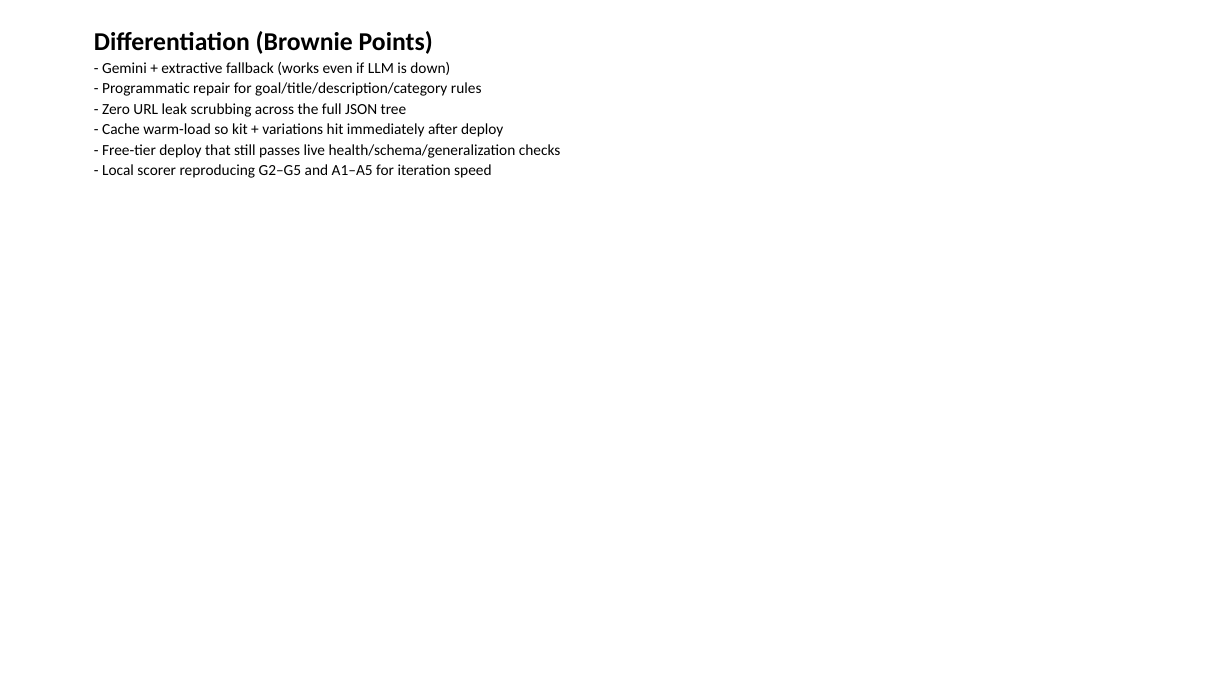
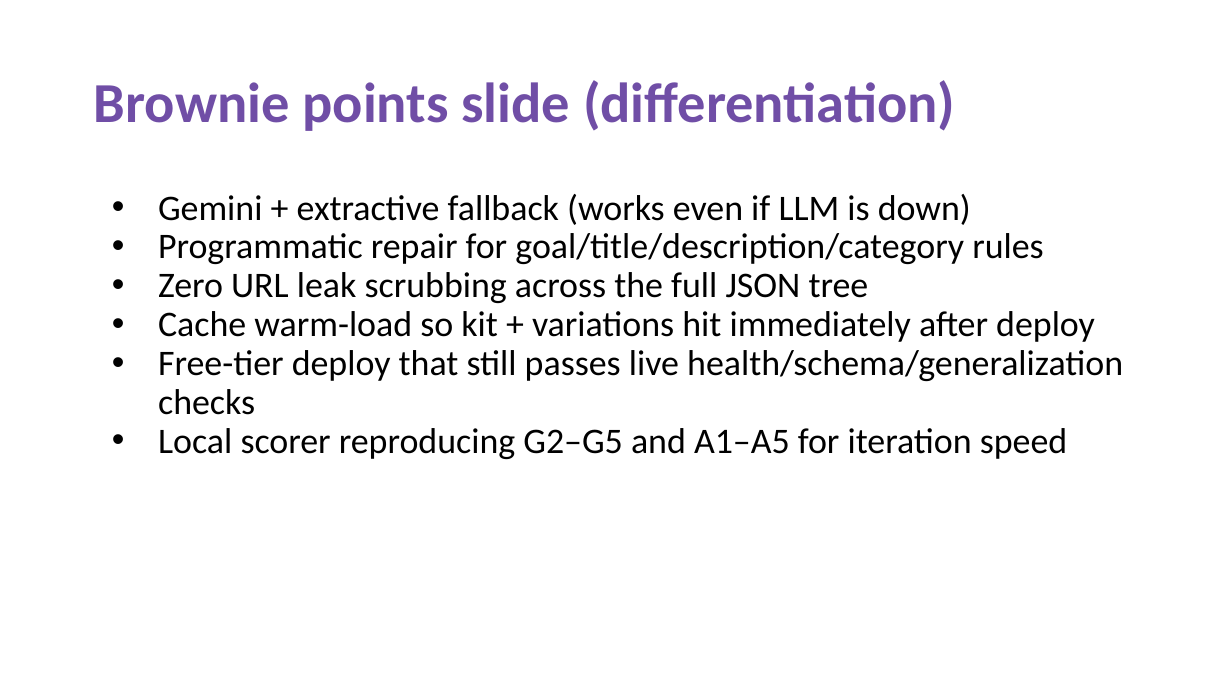
Before and after one commit to visshva-r/SRM_ThinkLoop_Theme2, a slide deck: slide 10 of submission/SRM_ThinkLoop_Submission.pptx. Drawn at 1232x693 pixels with LibreOffice and Linux fonts; fonts in the diff are those of the drawing. Boxes give left, top, right and bottom in pixels: in the first picture for what was removed or moved away, otherwise in the second. Text is boxed around its words. In the diff, an @@ line names an element or a change of style, - is before the commit and + after.

```diff
--- a/submission/SRM_ThinkLoop_Submission.pptx
+++ b/submission/SRM_ThinkLoop_Submission.pptx
@@ title at (x1=94, y1=80, x2=955, y2=131): text changed; size 12 to 44 pt; text colour #000000 to #704EA6; bold on @@
-Differentiation (Brownie Points)
-- Gemini + extractive fallback (works even if LLM is down)
-- Programmatic repair for goal/title/description/category rules
-- Zero URL leak scrubbing across the full JSON tree
-- Cache warm-load so kit + variations hit immediately after deploy
-- Free-tier deploy that still passes live health/schema/generalization checks
-- Local scorer reproducing G2–G5 and A1–A5 for iteration speed
+Brownie points slide (differentiation)
@@ text added at (x1=158, y1=194, x2=1123, y2=459), 28 pt, text #000000 @@
+• Gemini + extractive fallback (works even if LLM is down)
+• Programmatic repair for goal/title/description/category rules
+• Zero URL leak scrubbing across the full JSON tree
+• Cache warm-load so kit + variations hit immediately after deploy
+• Free-tier deploy that still passes live health/schema/generalization checks
+• Local scorer reproducing G2–G5 and A1–A5 for iteration speed
```
Also in this commit, not shown: 10 other slides changed, 1 other file.
